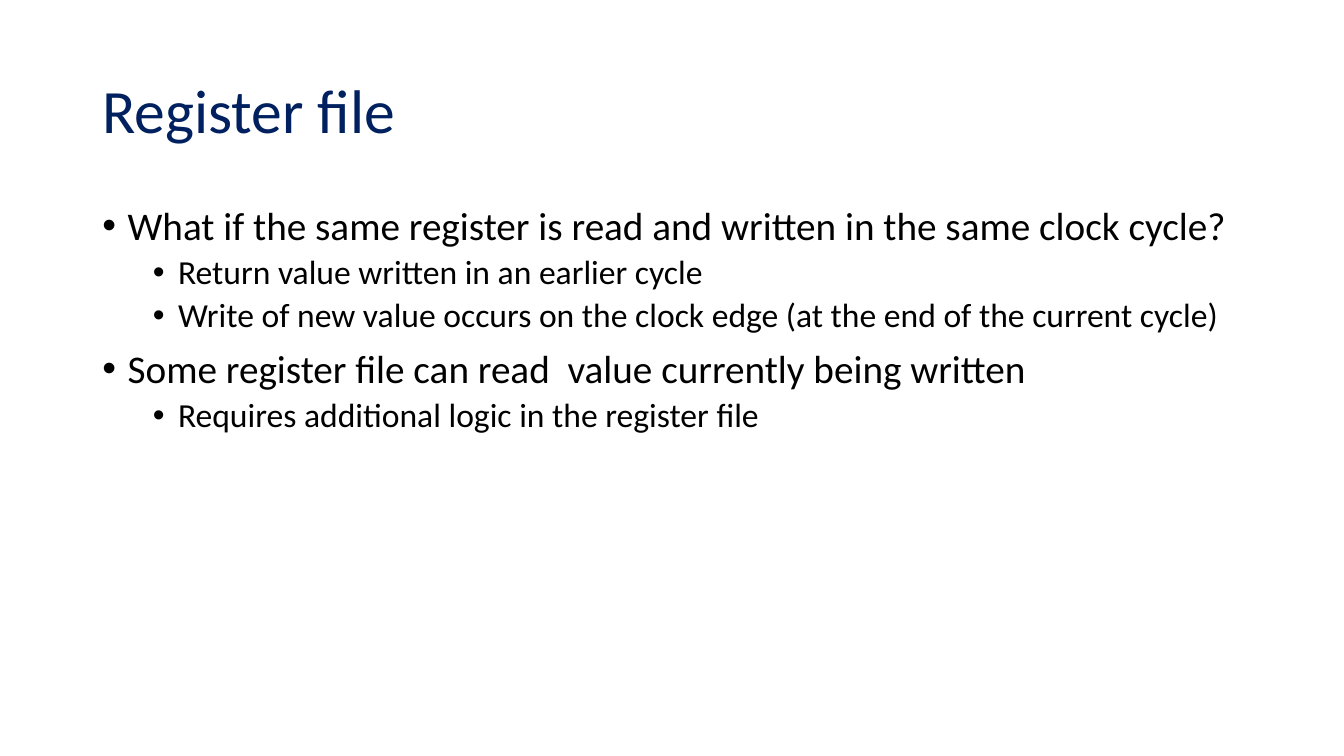
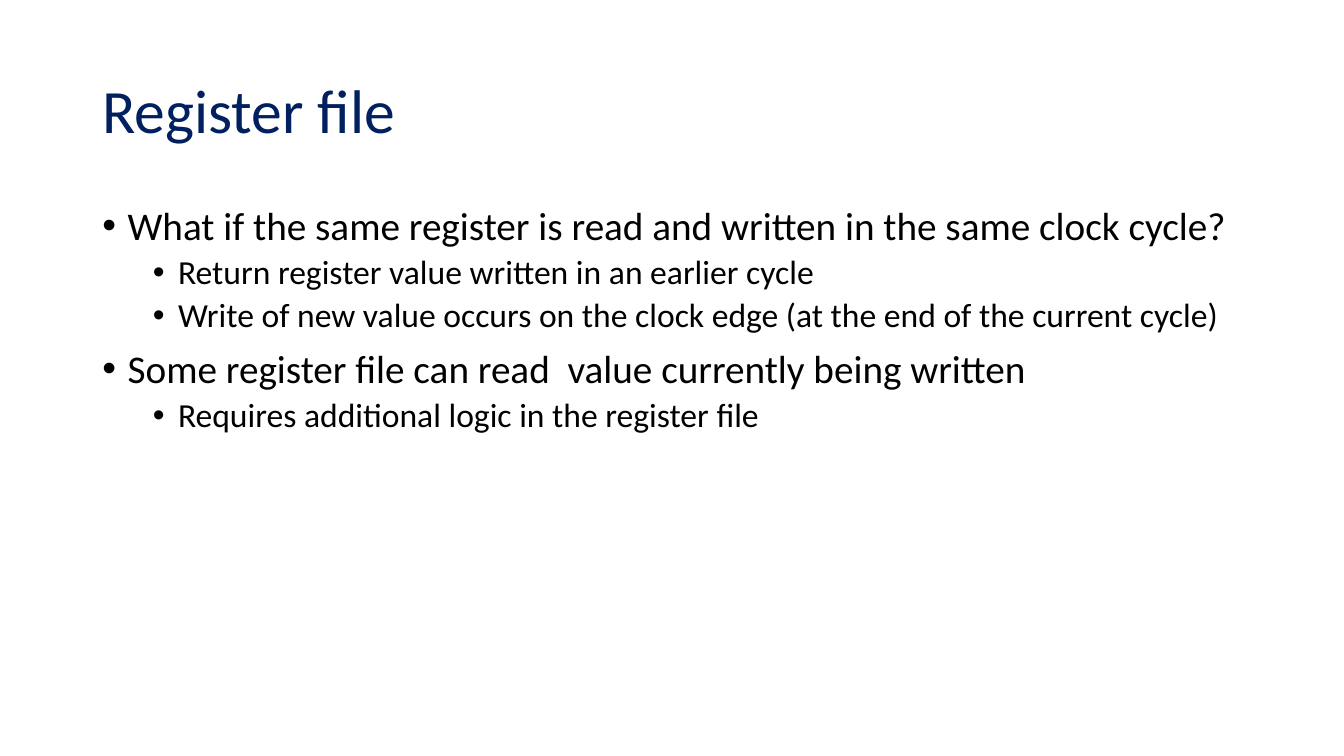
Before and after one commit to NYU-CSO/nyu-cso.github.io, a slide deck: slide 32 of notes/arch-seq.pptx (slide 19 before the commit). Drawn at 1344x756 pixels with LibreOffice and Linux fonts; fonts in the diff are those of the drawing. Boxes give left, top, right and bottom in pixels: in the first picture for what was removed or moved away, otherwise in the second. Text is boxed around its words. In the diff, an @@ line names an element or a change of style, - is before the commit and + after.

```diff
--- a/notes/arch-seq.pptx
+++ b/notes/arch-seq.pptx
@@ text at [178, 260, 814, 290]: text changed @@
-  • Return value written in an earlier cycle
+  • Return register value written in an earlier cycle
```
Also in this commit, not shown: 17 other slides changed, 7 slides added, 1 slide removed, 1 other file.
